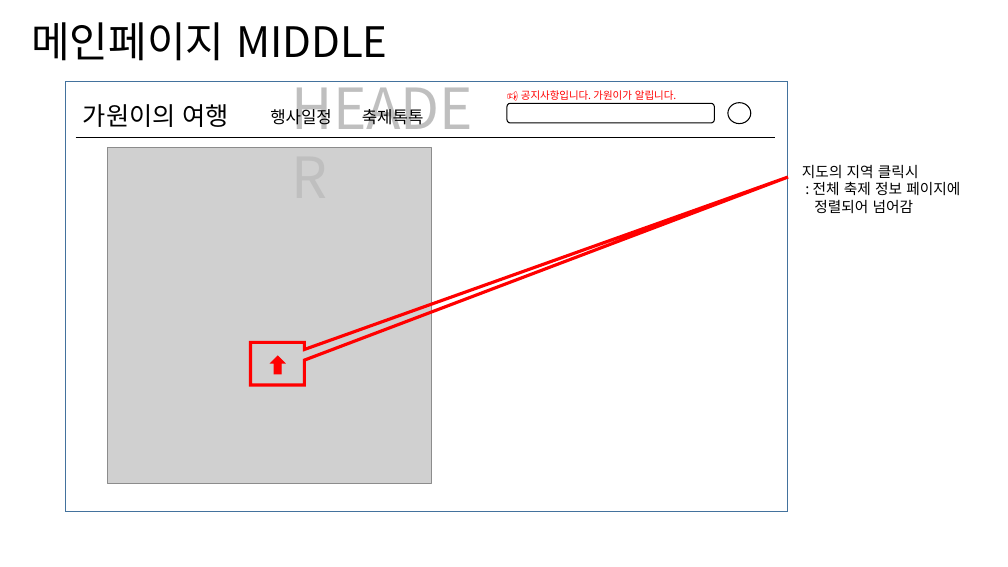
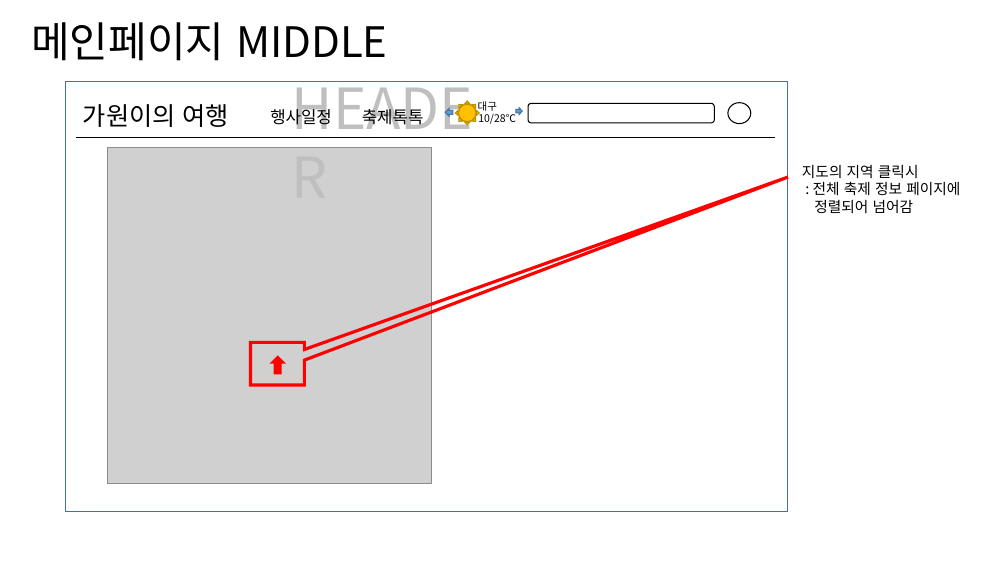
Before and after one commit to PHP-506-1-FESTIVAL/prototype, a slide deck: slide 2 of docs/pagesketch.pptx. Drawn at 1008x567 pixels with LibreOffice and Linux fonts; fonts in the diff are those of the drawing; grey boxes stand for pictures. Boxes give left, top, right and bottom in pixels: in the first picture for what was removed or moved away, otherwise in the second. Text is boxed around its words. In the diff, an @@ line names an element or a change of style, - is before the commit and + after.

```diff
--- a/docs/pagesketch.pptx
+++ b/docs/pagesketch.pptx
@@ left arrow added at (445,108,453,116), fill #5B9BD5, outline #43739E 1 pt @@
@@ sun added at (455,101,479,126), fill #FFC000, outline #BD8E00 1 pt @@
@@ text added at (478,111,516,124), 10 pt, text #000000 @@
+10/28℃
@@ text added at (478,101,497,113), 10 pt, text #000000 @@
+대구
@@ right arrow added at (516,107,523,114), fill #5B9BD5, outline #43739E 1 pt @@
@@ text removed at (521,90,676,100) @@
-📢 공지사항입니다. 가원이가 알립니다.
@@ rounded rectangle: place and size @@
-rounded rectangle at (507,104,715,123)
+rounded rectangle at (528,104,714,123)
```
Also in this commit, not shown: 4 other slides changed.
